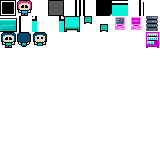
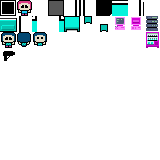
Layer changes from the first 160×160 image to the second:
painted on "Person copy 2" over box(3, 51, 15, 61)
